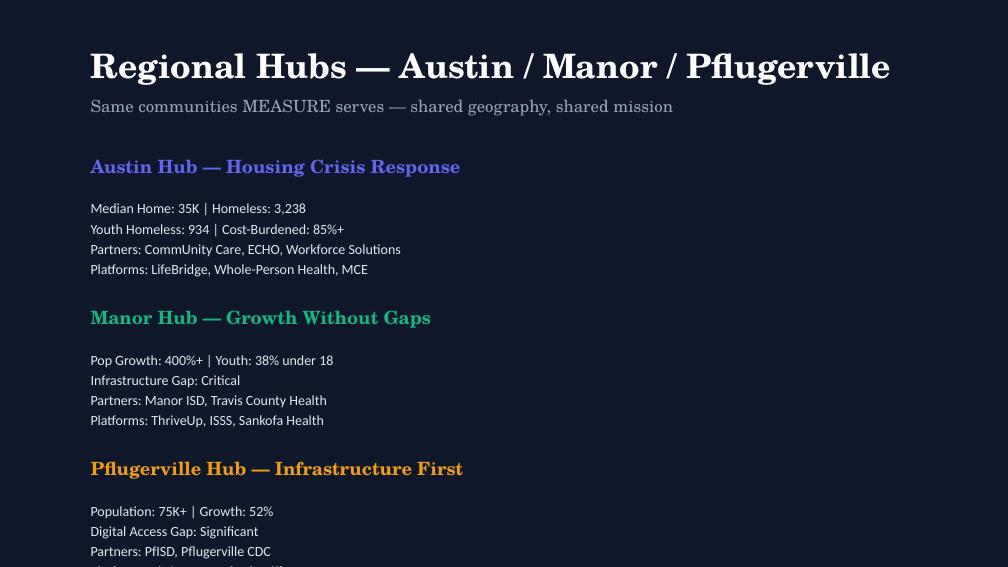
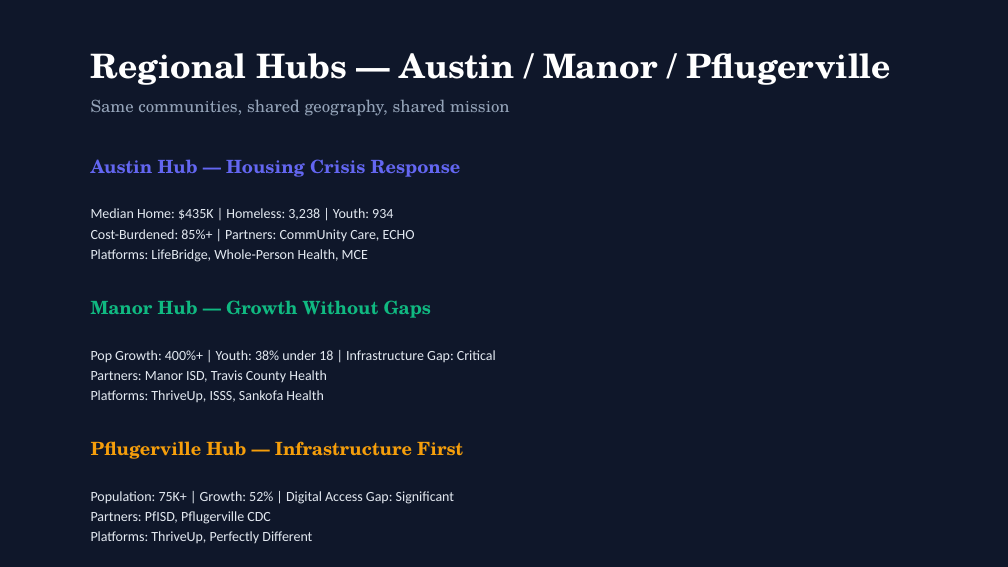
Before and after one commit to mrterryflood-ui/Thriveup, a slide deck: slide 12 of attached_assets/ThriveUp_RPLICE_MEASURE_Improved.pptx (slide 13 before the commit). Drawn at 1008x567 pixels with LibreOffice and Linux fonts; fonts in the diff are those of the drawing. Boxes give left, top, right and bottom in pixels: in the first picture for what was removed or moved away, otherwise in the second. Text is boxed around its words. In the diff, an @@ line names an element or a change of style, - is before the commit and + after.

```diff
--- a/attached_assets/ThriveUp_RPLICE_MEASURE_Improved.pptx
+++ b/attached_assets/ThriveUp_RPLICE_MEASURE_Improved.pptx
@@ text at (91, 99, 510, 116): text changed @@
-Same communities MEASURE serves — shared geography, shared mission
+Same communities, shared geography, shared mission
@@ text at (91, 208, 415, 241): text changed @@
-Median Home: 35K | Homeless: 3,238
-Youth Homeless: 934 | Cost-Burdened: 85%+
-Partners: CommUnity Care, ECHO, Workforce Solutions
+Median Home: $435K | Homeless: 3,238 | Youth: 934
+Cost-Burdened: 85%+ | Partners: CommUnity Care, ECHO
@@ text "Manor Hub — Growth Without ...": place and size @@
-text "Manor Hub — Growth Without ..." at (91, 310, 431, 328)
+text "Manor Hub — Growth Without ..." at (91, 300, 431, 318)
@@ text at (91, 350, 496, 363): text changed @@
-Pop Growth: 400%+ | Youth: 38% under 18
-Infrastructure Gap: Critical
+Pop Growth: 400%+ | Youth: 38% under 18 | Infrastructure Gap: Critical
@@ text "Pflugerville Hub — Infrastructure First": place and size @@
-text "Pflugerville Hub — Infrastructure First" at (91, 461, 463, 479)
+text "Pflugerville Hub — Infrastructure First" at (91, 441, 463, 459)
@@ text "Population: 75K+ | Growth: 52% ...": place and size @@
-text "Population: 75K+ | Growth: 52% ..." at (91, 506, 273, 559)
+text "Population: 75K+ | Growth: 52% ..." at (91, 491, 454, 543)
@@ text at (91, 491, 454, 504): text changed @@
-Population: 75K+ | Growth: 52%
-Digital Access Gap: Significant
+Population: 75K+ | Growth: 52% | Digital Access Gap: Significant
```
Also in this commit, not shown: 9 other slides changed, 2 slides added, 2 slides removed, 2 other files.
